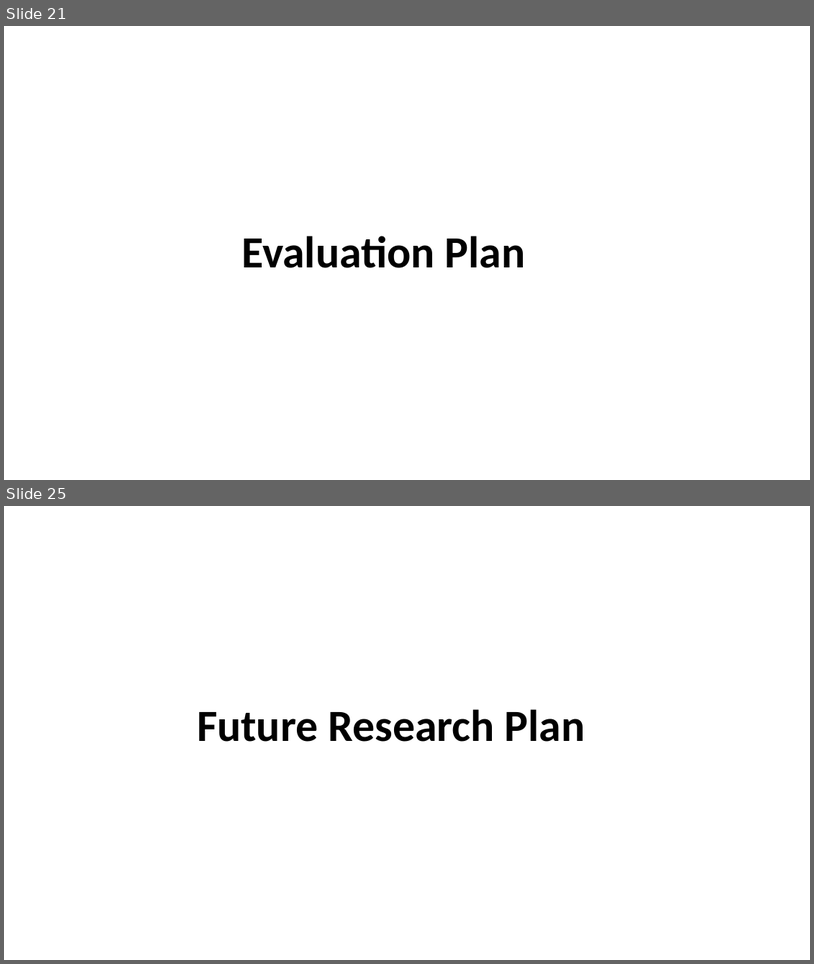
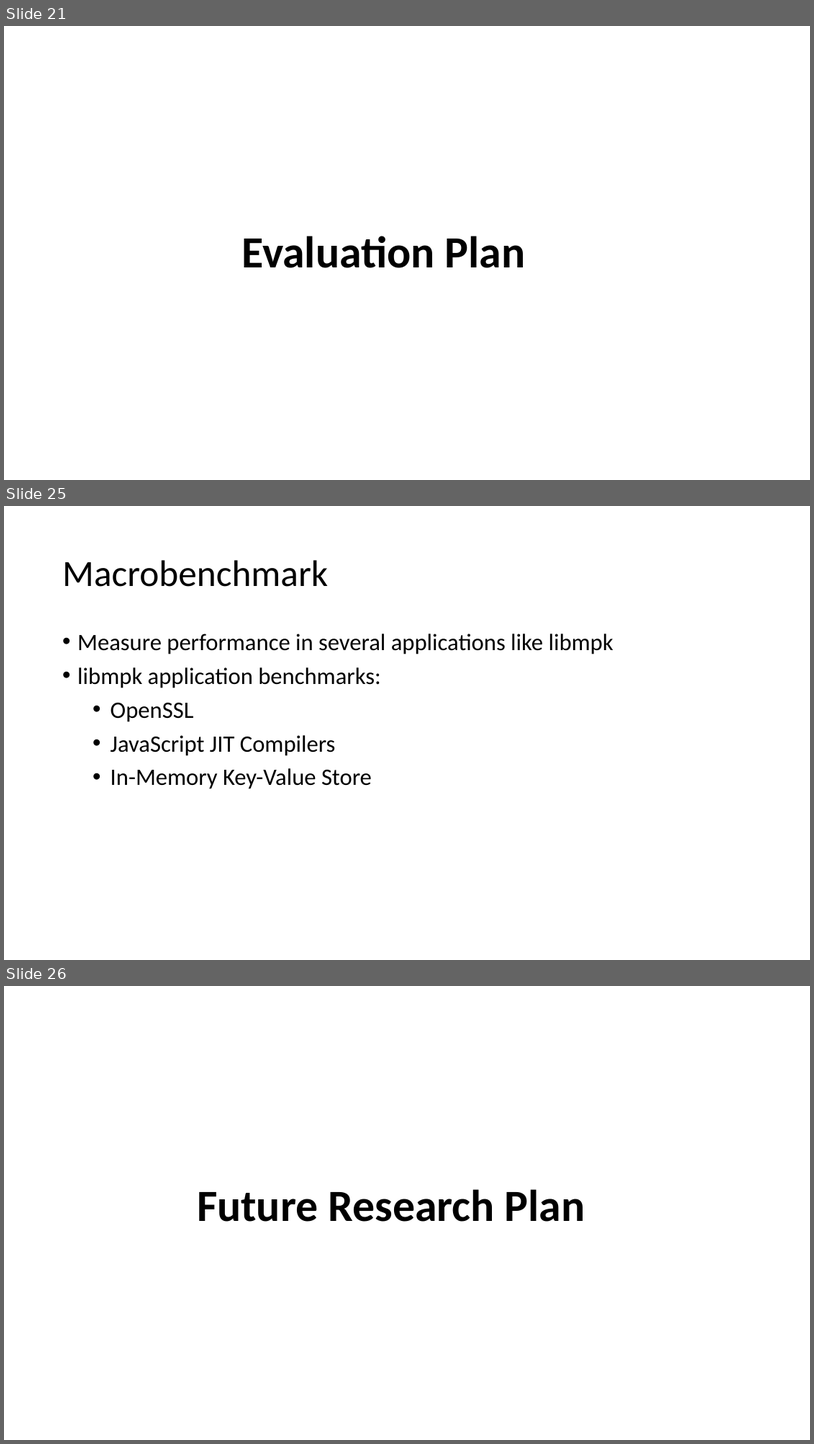
Before and after one commit to LiGaOg/libpmp, a slide deck: proposal.pptx. Shown one above the other, each under a label of ours: slides 21 and 25 before the commit, slides 21, 25 and 26 after it; the slides between them are not shown. The pictures are 814x964 and 814x1444 pixels, drawn with LibreOffice and Linux fonts; fonts in the diff are those of the drawing. Boxes give left, top, right and bottom in pixels: in the first picture for what was removed or moved away, otherwise in the second. Text is boxed around its words. In the diff, an @@ line names an element or a change of style, - is before the commit and + after.

```diff
--- a/proposal.pptx
+++ b/proposal.pptx
@@ slide 25 added at (x1=4, y1=506, x2=810, y2=960), background #FFFFFF @@
@@ title added at (x1=62, y1=560, x2=328, y2=587), 44 pt, text #000000 @@
+Macrobenchmark
@@ text added at (x1=77, y1=633, x2=614, y2=789), 28 pt, text #000000 @@
+• Measure performance in several applications like libmpk
+• libmpk application benchmarks:
+  • OpenSSL
+  • JavaScript JIT Compilers
+  • In-Memory Key-Value Store
@@ what was slide 25 is now slide 26 @@
```
Also in this commit, not shown: 21 slides changed.
